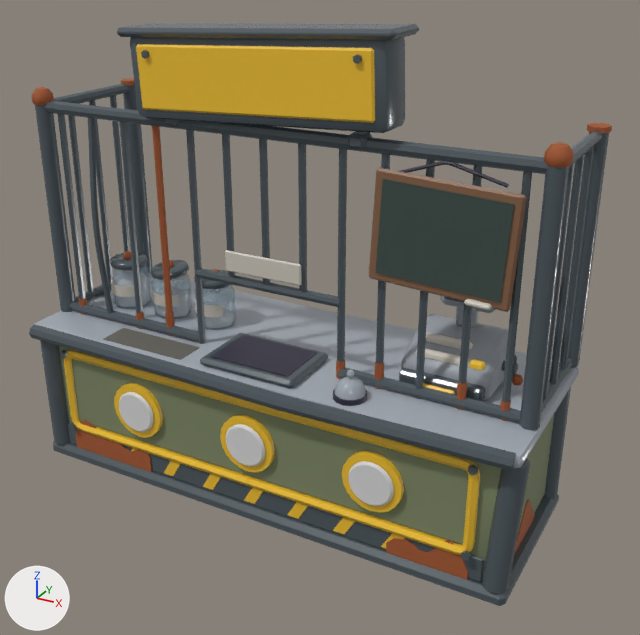
One commit to the glTF model art/models/shop_cage.glb: the scene before it, then after it.
Camera for both pictures: a 50 mm lens placed at (2.65, -4.43, 3.45), pointed at (0.1, 0.2, 1.14). Arrows for +X, +Y and +Z are at lower left; the lights stay in place. The older version comes first. Where no turn or scale is listed for an object, it has been applied to the vertices. Vertices at exactly the same position are counted once.

Objects in the first picture: 'Counter', 'Face__1', 'Face__2', 'Face__3', 'Glass__1', 'Glass__2', 'Glass__3', 'Ring__1', 'Ring__2', 'Ring__3'.
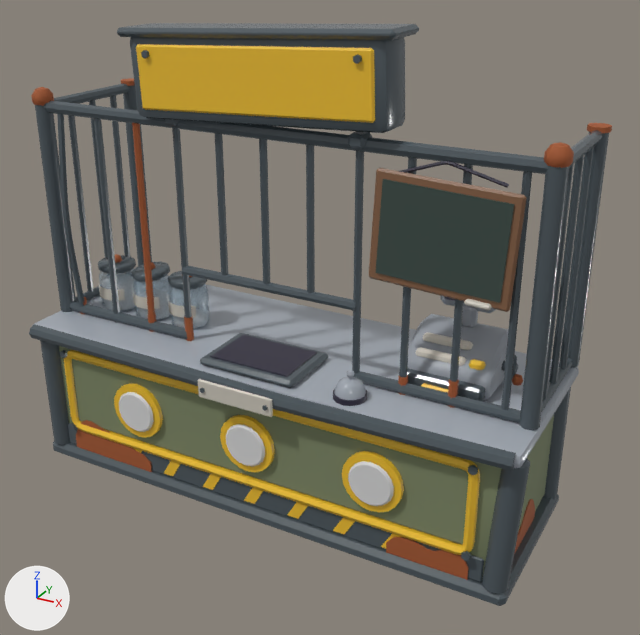
Boxes (x1, y1, x2, y2) around the edits, measured in the pictures (640 x 635 px; the box of a moved part takes in the faces that stretch with it):
'Glass__3', moved: before (194, 269, 236, 330); after (168, 270, 210, 330)
'Glass__2', moved: before (151, 260, 192, 319); after (132, 261, 170, 321)
'Glass__1', moved: before (110, 251, 151, 309); after (98, 254, 136, 313)
part 1 of me_counter, moved or reshaped: before (88, 117, 113, 321); after (57, 113, 85, 307)
part 2 of me_counter, moved or reshaped: before (119, 121, 143, 313); after (94, 118, 120, 322)
part 3 of me_counter, moved or reshaped: before (186, 130, 206, 344); after (172, 128, 192, 318)
part 4 of me_counter, added: after (182, 265, 355, 311)
part 5 of me_counter, moved or reshaped: before (222, 134, 235, 277); after (215, 133, 228, 276)
part 6 of me_counter, moved or reshaped: before (298, 143, 307, 292); after (306, 144, 315, 294)
part 7 of me_counter, moved or reshaped: before (337, 149, 347, 362); after (352, 151, 364, 373)
part 8 of me_counter, moved or reshaped: before (415, 159, 435, 399); after (400, 157, 417, 377)
part 9 of me_counter, moved or reshaped: before (458, 165, 482, 384); after (450, 164, 473, 382)
part 10 of me_counter, moved or reshaped: before (136, 312, 144, 329); after (148, 315, 156, 332)
part 11 of me_counter, moved or reshaped: before (152, 125, 173, 313); after (132, 123, 155, 316)
part 12 of me_counter, moved or reshaped: before (165, 312, 175, 336); after (184, 316, 194, 341)
part 13 of me_counter, moved or reshaped: before (336, 361, 345, 379); after (398, 375, 408, 395)
part 14 of me_counter, moved or reshaped: before (456, 381, 467, 410); after (447, 379, 459, 408)
part 15 of me_counter, moved or reshaped: before (225, 250, 301, 286); after (198, 379, 273, 417)
part 16 of me_counter, deleted: before (57, 114, 511, 421)
part 17 of me_counter, moved or reshaped: (387, 499, 535, 580) in both
part 18 of me_counter, moved or reshaped: (76, 420, 152, 472) in both
part 19 of me_counter, moved or reshaped: before (69, 301, 200, 342); after (69, 301, 187, 339)
part 20 of me_counter, moved or reshaped: before (338, 367, 521, 423); after (353, 371, 521, 423)

The change, as a list of edits to the scene's bpy script:
```text
Change me_counter:
    used by ob_counter; location = (0.0, 0.0, 0.0)
    remove me_counter.from_pydata(...)  # 2184 vertices, 3960 faces; spans x -1.7..1.71, y -0.66..1.35, z 0.0..3.02
    add me_counter.from_pydata(...)  # 2152 vertices, 3908 faces; spans x -1.7..1.71, y -0.68..1.35, z 0.0..3.02
    me_counter part 1: the loose piece of 42 vertices spanning x -1.27..-1.21, y -0.38..-0.26, z 1.02..2.42 is moved by (-0.25, 0.0, 0.0)
    me_counter part 2: the loose piece of 12 vertices spanning x -1.02..-0.98, y -0.3..-0.26, z 1.02..2.42 is moved by (-0.2, 0.0, 0.0)
    me_counter part 3: the loose piece of 12 vertices spanning x -0.52..-0.48, y -0.3..-0.26, z 1.02..2.42 is moved by (-0.1, 0.0, 0.0)
    me_counter part 4: a new loose piece, an 8-sided cylinder along x spanning x -0.6..0.6, y -0.312..-0.248, z 1.468..1.532, in mat_toon_metal_dark (greyish blue #4e585e)
    me_counter part 5: the loose piece of 12 vertices spanning x -0.27..-0.23, y -0.3..-0.26, z 1.5..2.42 is moved by (-0.05, 0.0, 0.0)
    me_counter part 6: the loose piece of 12 vertices spanning x 0.23..0.27, y -0.3..-0.26, z 1.5..2.42 is moved by (0.05, 0.0, 0.0)
    me_counter part 7: the loose piece of 12 vertices spanning x 0.48..0.52, y -0.3..-0.26, z 1.02..2.42 is moved by (0.1, 0.0, 0.0)
    me_counter part 8: the loose piece of 12 vertices spanning x 0.98..1.02, y -0.3..-0.26, z 1.02..2.42 is moved by (-0.1, 0.0, 0.0)
    me_counter part 9: the loose piece of 12 vertices spanning x 1.23..1.27, y -0.3..-0.26, z 1.02..2.42 is moved by (-0.05, 0.0, 0.0)
    me_counter part 10: the loose piece of 12 vertices spanning x -1.02..-0.98, y -0.31..-0.25, z 1.02..1.13 is moved by (0.1, 0.0, 0.0)
    me_counter part 11: the loose piece of 12 vertices spanning x -0.77..-0.73, y -0.3..-0.26, z 1.02..2.42 is moved by (-0.15, 0.0, 0.0)
    me_counter part 12: the loose piece of 12 vertices spanning x -0.77..-0.73, y -0.31..-0.25, z 1.02..1.18 is moved by (0.15, 0.0, 0.0)
    me_counter part 13: the loose piece of 12 vertices spanning x 0.48..0.52, y -0.31..-0.25, z 1.02..1.13 is moved by (0.4, 0.0, 0.0)
    me_counter part 14: the loose piece of 12 vertices spanning x 1.23..1.27, y -0.31..-0.25, z 1.02..1.18 is moved by (-0.05, 0.0, 0.0)
    me_counter part 15: the loose piece of 24 vertices spanning x -0.26..0.26, y -0.33..-0.31, z 1.57..1.7 is moved by (0.0, -0.34, -0.7)
    me_counter part 16: 6 loose pieces with 72 vertices, spanning x -1.52..1.52, y -0.55..-0.25, z 1.02..2.42, are deleted
    me_counter part 17: 20 vertices moved from x 0.99..1.62, y -0.55..0.2, z 0.13..0.36 to x 0.99..1.62, y -0.55..0.2, z 0.15..0.33; 28 vertices removed from x 0.99..1.62, y -0.55..0.15, z 0.17..0.36; 28 vertices added at x 0.99..1.62, y -0.55..0.15, z 0.21..0.33
    me_counter part 18: 14 vertices moved from x -1.62..-0.79, y -0.55..0.29, z 0.21..0.34 to x -1.62..-0.79, y -0.55..0.29, z 0.17..0.35; 28 vertices removed from x -1.62..-0.9, y -0.55..0.29, z 0.21..0.36; 28 vertices added at x -1.62..-1.01, y -0.55..0.29, z 0.24..0.33
    me_counter part 19: 8 vertices moved from x -0.5, y -0.31..-0.25, z 1.02..1.09 to x -0.6, y -0.31..-0.25, z 1.02..1.09
    me_counter part 20: 8 vertices moved from x 0.5, y -0.31..-0.25, z 1.02..1.09 to x 0.6, y -0.31..-0.25, z 1.02..1.09
    other edits to the shape of me_counter do not show in these pictures
Change ob_glass__1:
    ob_glass__1.location: (-1.32, 0.02, 1.02) -> (-1.35, -0.07, 1.02)
Change ob_glass__2:
    ob_glass__2.location: (-0.96, 0.02, 1.02) -> (-1.05, -0.07, 1.02)
Change ob_glass__3:
    ob_glass__3.location: (-0.6, 0.02, 1.02) -> (-0.75, -0.07, 1.02)
```
